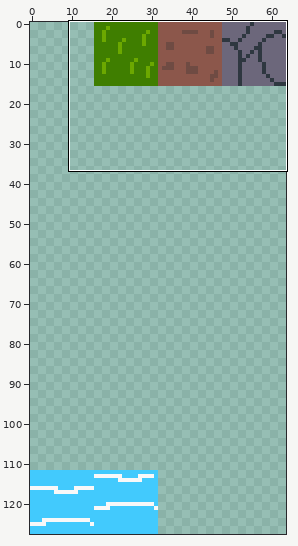
One commit to this pixel-art file: sprites/TileSets.ase. The first picture is a wide view before the edit; the outline marks the close-up.
Close-up. Before the commit:
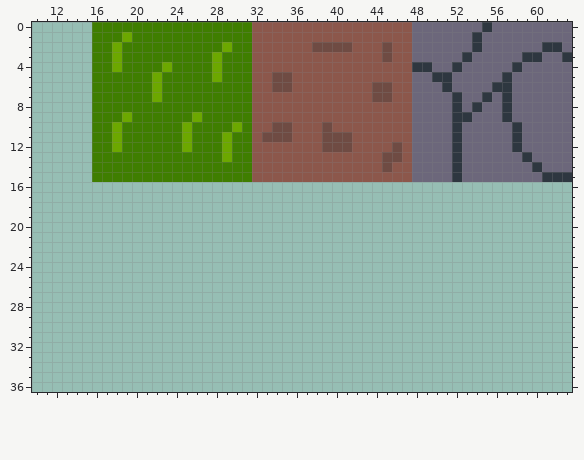
64x128 pixels, 1 frame. Shown: x 10..63, y 0..36. The commit also changed other parts of the picture, which this record leaves out.
After the commit:
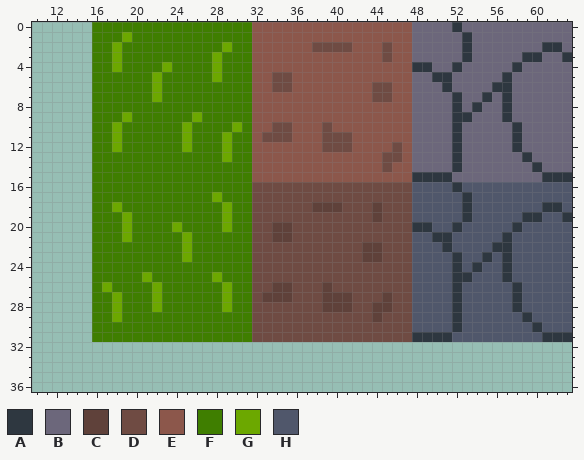
Palette (. is transparent): A #2e3740  B #6c677b  C #5f413a  D #6f4b43  E #8c574b  F #3f7e00  G #6ca800  H #50576b
Difference:
{"y":0,"x":52,"old":"B","new":"A"}
{"y":0,"x":55,"old":"A","new":"B"}
{"y":1,"x":53,"old":"BA","new":"AB"}
{"y":2,"x":53,"old":"BA","new":"AB"}
{"y":15,"x":48,"old":"BBBBA","new":"AAAAB"}
{"y":16,"x":16,"old":"................................................","new":"FFFFFFFFFFFFFFFFDDDDDDDDDDDDDDDDHHHHAHHHHHHHHHHH"}
{"y":17,"x":16,"old":"................................................","new":"FFFFFFFFFFFFGFFFDDDDDDDDDDDDDDDDHHHHHAHHHHHHHHHH"}
{"y":18,"x":16,"old":"................................................","new":"FFGFFFFFFFFFFGFFDDDDDDCCCDDDCDDDHHHHHAHHHHHHHAAH"}
{"y":19,"x":16,"old":"................................................","new":"FFFGFFFFFFFFFGFFDDDDDDDDDDDDCDDDHHHHHAHHHHHAAHHA"}
{"y":20,"x":16,"old":"................................................","new":"FFFGFFFFGFFFFGFFDDCCDDDDDDDDDDDDAAHHAHHHHHAHHHHH"}
{"y":21,"x":16,"old":"................................................","new":"FFFGFFFFFGFFFFFFDDCCDDDDDDDDDDDDHHAAHHHHHAHHHHHH"}
{"y":22,"x":16,"old":"................................................","new":"FFFFFFFFFGFFFFFFDDDDDDDDDDDCCDDDHHHAHHHHAAHHHHHH"}
{"y":23,"x":16,"old":"................................................","new":"FFFFFFFFFGFFFFFFDDDDDDDDDDDCCDDDHHHHAHHAHAHHHHHH"}
{"y":24,"x":16,"old":"................................................","new":"FFFFFFFFFFFFFFFFDDDDDDDDDDDDDDDDHHHHAHAHHAHHHHHH"}
{"y":25,"x":16,"old":"................................................","new":"FFFFFGFFFFFFGFFFDDDDDDDDDDDDDDDDHHHHAAHHHAHHHHHH"}
{"y":26,"x":16,"old":"................................................","new":"FGFFFFGFFFFFFGFFDDCCDDDCDDDDDDDDHHHHAHHHHHAHHHHH"}
{"y":27,"x":16,"old":"................................................","new":"FFGFFFGFFFFFFGFFDCCCDDDCCCDDDCDDHHHHAHHHHHAHHHHH"}
{"y":28,"x":16,"old":"................................................","new":"FFGFFFGFFFFFFGFFDDDDDDDCCCDDCCDDHHHHAHHHHHAHHHHH"}
{"y":29,"x":16,"old":"................................................","new":"FFGFFFFFFFFFFFFFDDDDDDDDDDDDCDDDHHHHAHHHHHHAHHHH"}
{"y":30,"x":16,"old":"................................................","new":"FFFFFFFFFFFFFFFFDDDDDDDDDDDDDDDDHHHHAHHHHHHHAHHH"}
{"y":31,"x":16,"old":"................................................","new":"FFFFFFFFFFFFFFFFDDDDDDDDDDDDDDDDAAAAHHHHHHHHHAAA"}
